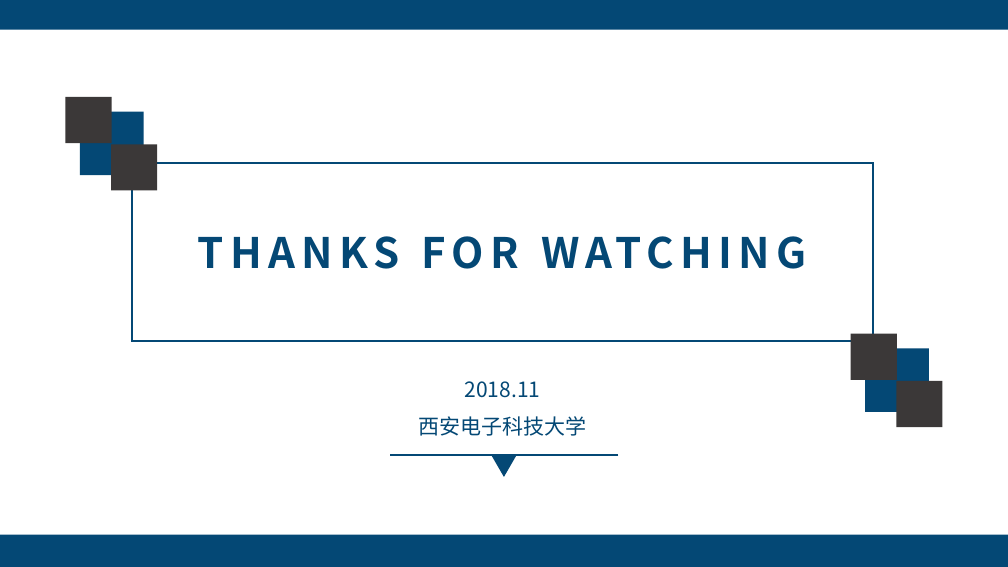
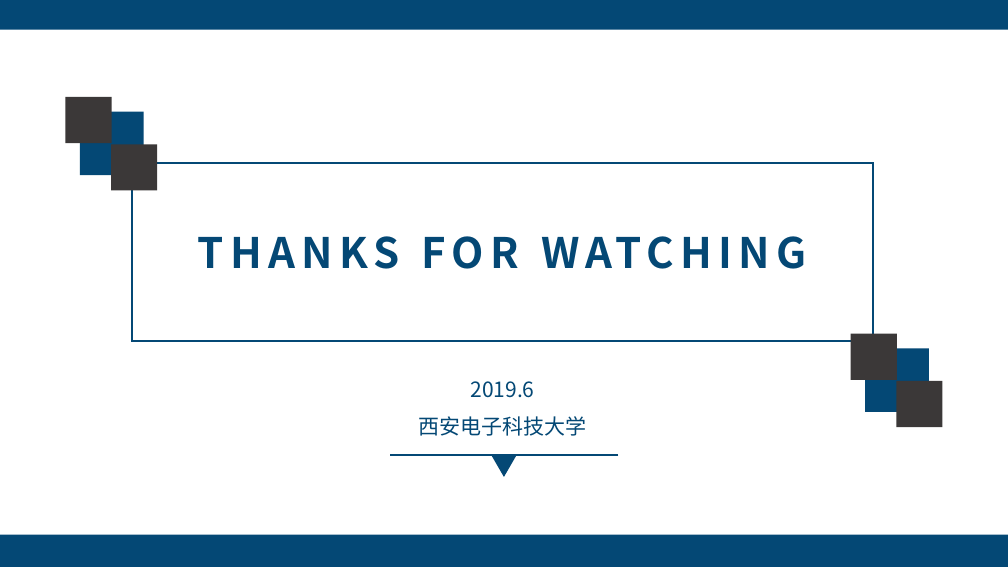
Before and after one commit to Andrew-Men/AdvResearch, a slide deck: slide 35 of 结题报告/高级科研实训结题答辩PPT.pptx (slide 27 before the commit). Drawn at 1008x567 pixels with LibreOffice and Linux fonts; fonts in the diff are those of the drawing; background and template pictures are left out. Boxes give left, top, right and bottom in pixels: in the first picture for what was removed or moved away, otherwise in the second. Text is boxed around its words. In the diff, an @@ line names an element or a change of style, - is before the commit and + after.

```diff
--- a/结题报告/高级科研实训结题答辩PPT.pptx
+++ b/结题报告/高级科研实训结题答辩PPT.pptx
@@ text at bbox=[470, 381, 534, 398]: text changed @@
-2018.11
+2019.6
```
Also in this commit, not shown: 5 other slides changed, 8 slides added, 2 other files.
